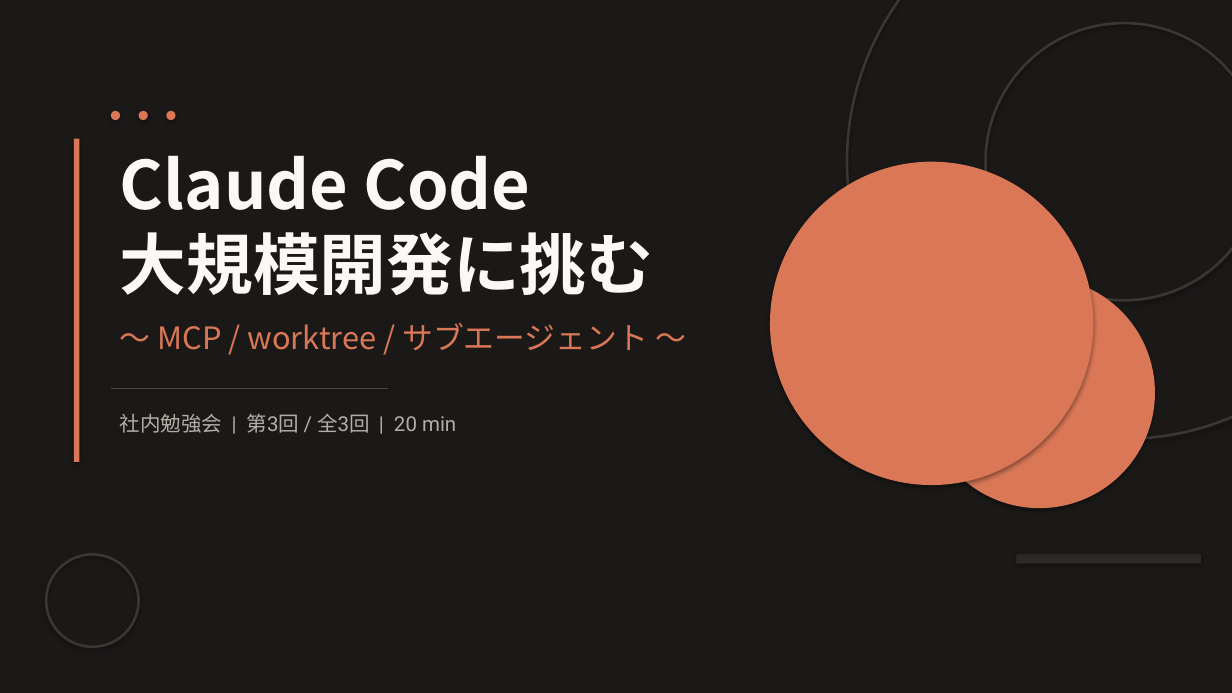
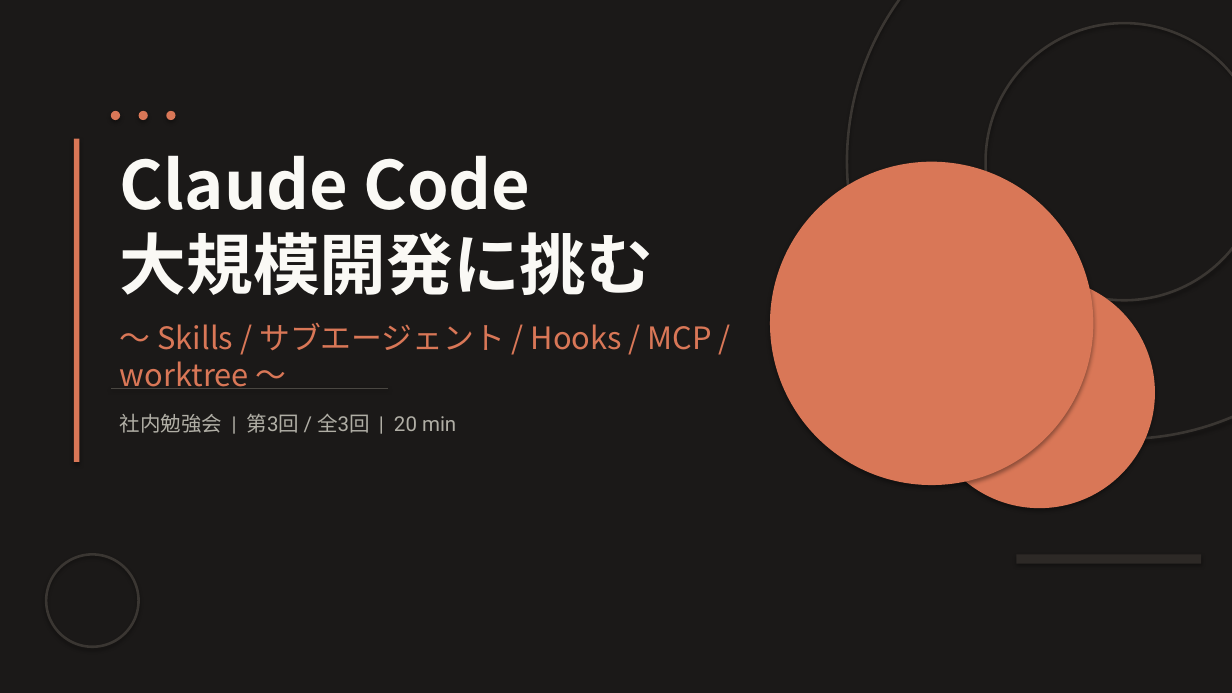
Before and after one commit to Ischca/zenn, a slide deck: slide 1 of slides/Claude_session3.pptx. Drawn at 1232x693 pixels with LibreOffice and Linux fonts; fonts in the diff are those of the drawing. Boxes give left, top, right and bottom in pixels: in the first picture for what was removed or moved away, otherwise in the second. Text is boxed around its words. In the diff, an @@ line names an element or a change of style, - is before the commit and + after.

```diff
--- a/slides/Claude_session3.pptx
+++ b/slides/Claude_session3.pptx
@@ text at [120,323,712,389]: text changed @@
-〜 MCP / worktree / サブエージェント 〜
+〜 Skills / サブエージェント / Hooks / MCP / worktree 〜
```
Also in this commit, not shown: 11 other slides changed, 8 slides added, 8 slides removed, 1 other file.
